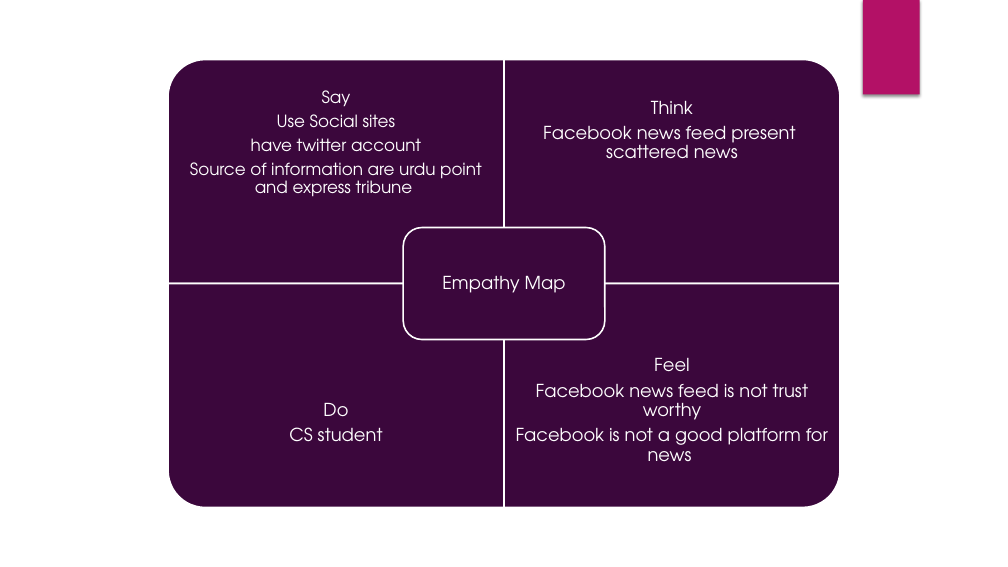
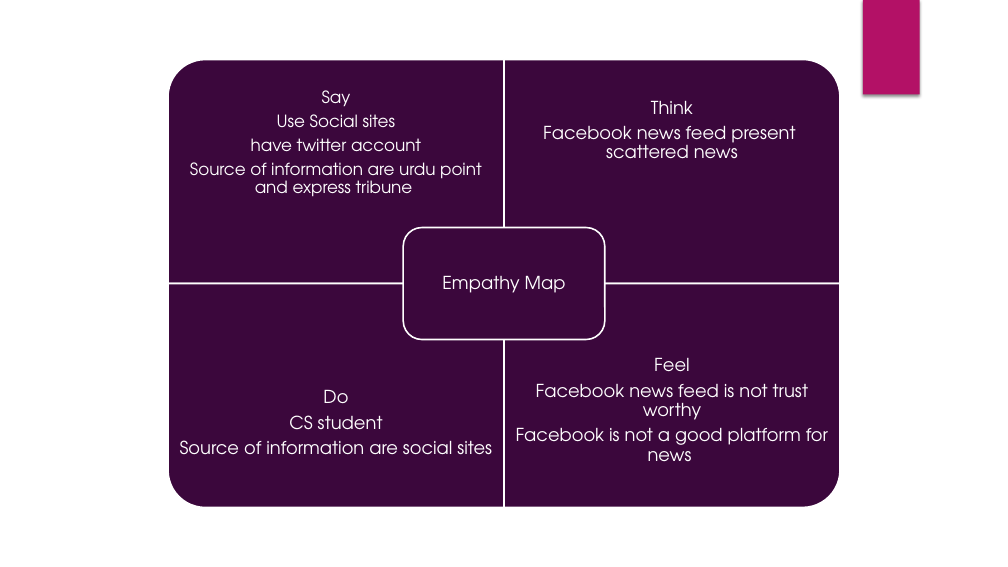
Before and after one commit to Zeeshanily/Citizen-Journalism, a slide deck: slide 17 of pj-task 1/Presentation.pptx. Drawn at 1008x567 pixels with LibreOffice and Linux fonts; fonts in the diff are those of the drawing. Boxes give left, top, right and bottom in pixels: in the first picture for what was removed or moved away, otherwise in the second. Text is boxed around its words. In the diff, an @@ line names an element or a change of style, - is before the commit and + after.

```diff
--- a/pj-task 1/Presentation.pptx
+++ b/pj-task 1/Presentation.pptx
@@ text at (x1=180, y1=440, x2=492, y2=455): paragraph added @@
+Source of information are social sites
```
Also in this commit, not shown: 5 other slides changed, 2 other files.
